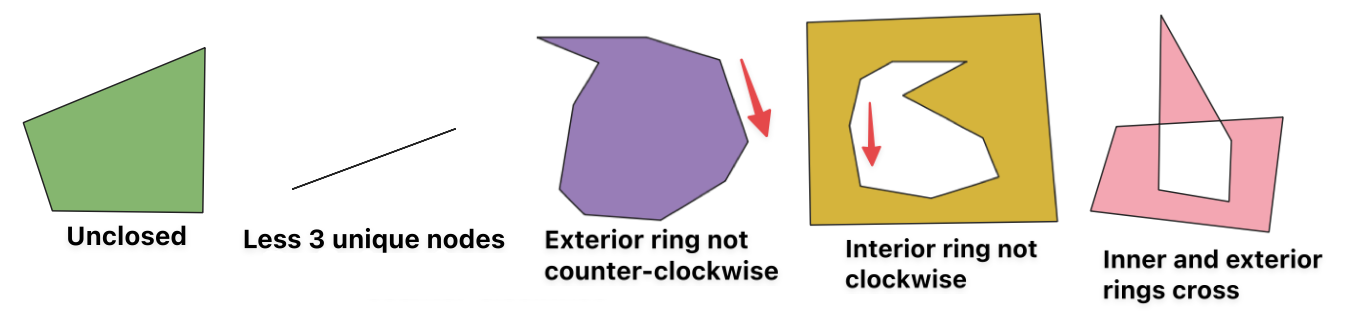
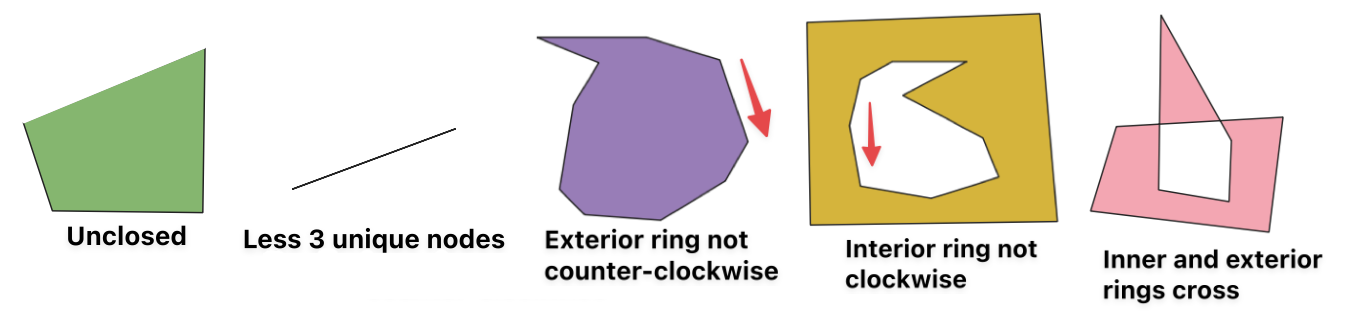
Layers edited between the first and the second (1353, 317) image:
painted on "Layer 1" over [22, 47, 206, 124]
